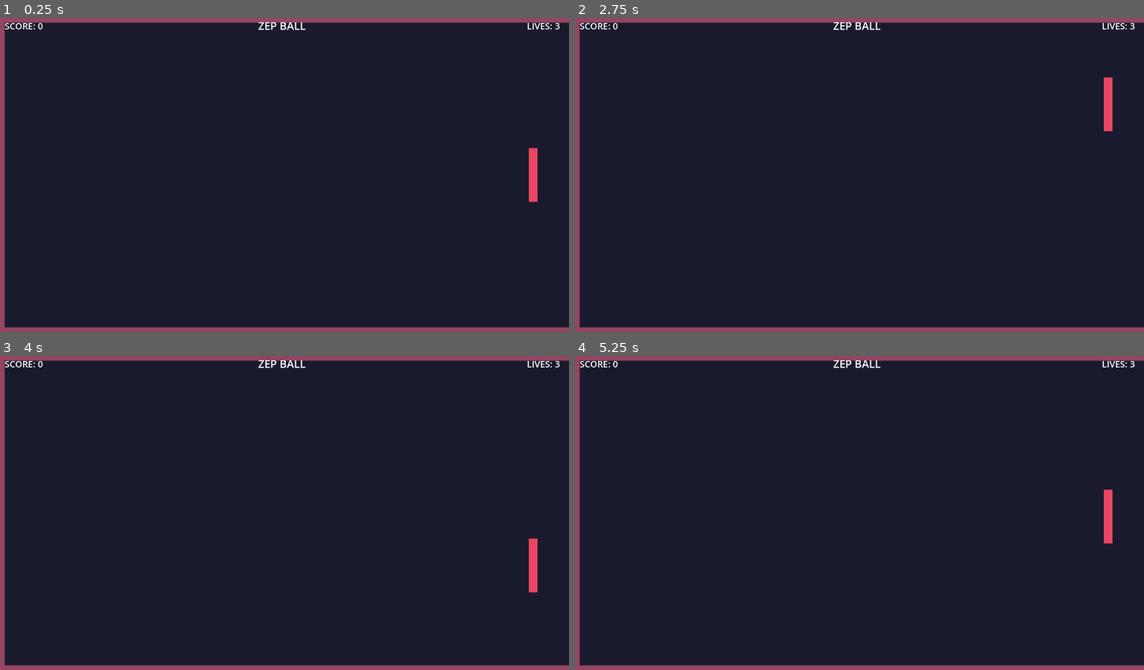
Above: before the commit, frames 1-4 (two rows, left to right).
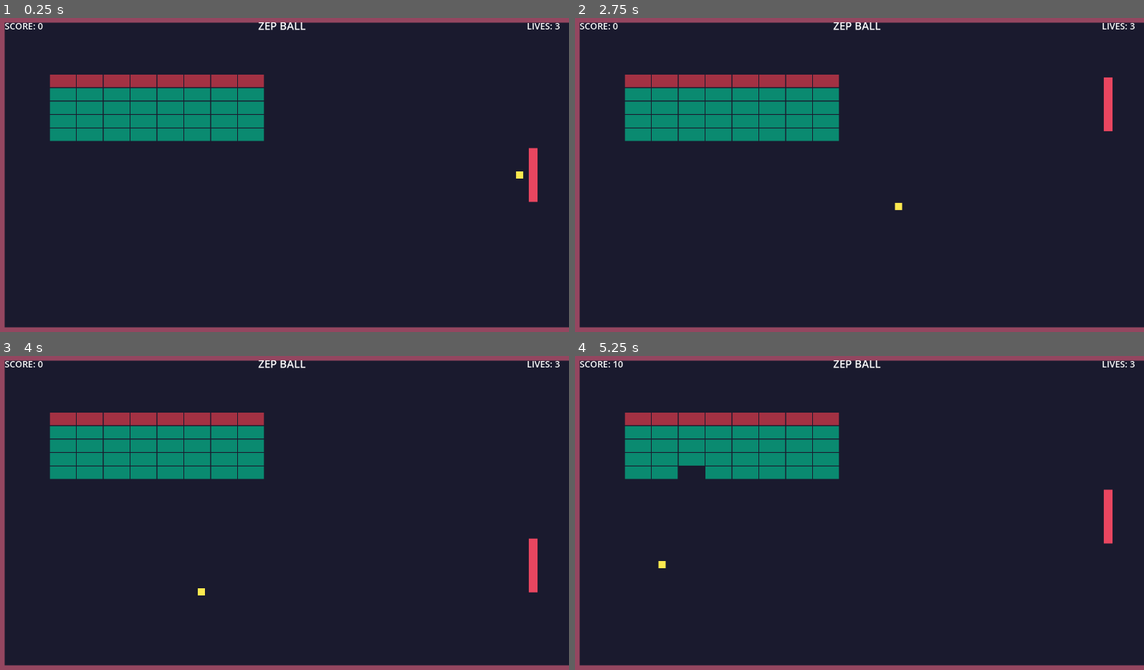
Above: after the commit, the same moments.

Repository: zepanv/zepball
Game: Godot game, scene res://scenes/main/main.tscn
Same seed, same stepped clock (60 frames per second), same inputs: the game is played once before the commit and once after it.
Inputs (mouse positions are in pixels of both pictures, inside the frame that each line leads up to):
- Up to frame 1 (0.25 s): no input
- Up to frame 2 (2.75 s): tap Enter at 0.5 s; move the mouse to (984, 159) at 0.52 s; hold Up (move_up) 0.53-1.28 s; tap Space (launch_ball) at 0.6, 1.35, 2.1 s; move the mouse to (740, 190) at 1.27 s; hold Down (move_down) 1.28-2.03 s; move the mouse to (916, 102) at 2.02 s; hold Up (move_up) from 2.03 s (still down)
- Up to frame 3 (4 s): tap Space (launch_ball) at 2.75, 2.85, 3.6 s; move the mouse to (256, 578) at 2.77 s; move the mouse to (455, 560) at 3.52 s; release Up (move_up) at 3.53 s; hold Down (move_down) from 3.53 s (still down)
- Up to frame 4 (5.25 s): keep holding Down (move_down); tap Enter at 4.25 s; move the mouse to (683, 465) at 4.27 s; tap Space (launch_ball) at 4.35, 5.1 s; move the mouse to (887, 513) at 5.02 s

The runs differ from the first frame. In frame 1, 7.6% of the frame differs, in the area x 8-92%, y 18-52%; in frame 2, 7.6%, in the area x 8-58%, y 18-62%; in frame 3, 7.6%; in frame 4, 7.4%.

Commit message:
feat: Implement complete gameplay loop
Ball System:
- Created ball.tscn with CharacterBody2D and collision
- Implemented ball.gd with physics, collision handling, and spin mechanics
- Ball attaches to paddle initially, launches on space/click
- Reflection physics with paddle spin influence
- Ball lost detection when passing right edge

Brick System:
- Created brick.tscn with StaticBody2D and particle effects
- Implemented brick.gd with hit detection and destruction
- Support for multiple brick types (Normal, Strong, Unbreakable)
- CPUParticles2D for satisfying break effects
- Brick signals for score integration

HUD System:
- Created hud.gd to update score and lives displays
- Connected to GameManager signals for real-time updates

Main Scene Integration:
- Created main.gd to orchestrate all systems
- Signal connections: ball → game manager, bricks → game manager
- Auto-generates 5x8 test level with varied brick types
- Level completion detection

Game is now playable:
- Move paddle with W/S or mouse
- Press Space to launch ball
- Break all bricks to complete level
- Lose life if ball passes right edge

Next: Open in Godot 4.6 and test with F5!

Diff:
--- /dev/null
+++ b/scenes/gameplay/ball.tscn
@@ -0,0 +1,19 @@
+[gd_scene load_steps=3 format=3 uid="uid://dg5yn2kx3ycl7"]
+
+[ext_resource type="Script" path="res://scripts/ball.gd" id="1_ball_script"]
+
+[sub_resource type="CircleShape2D" id="CircleShape2D_ball"]
+radius = 8.0
+
+[node name="Ball" type="CharacterBody2D"]
+script = ExtResource("1_ball_script")
+
+[node name="CollisionShape2D" type="CollisionShape2D" parent="."]
+shape = SubResource("CircleShape2D_ball")
+
+[node name="Visual" type="ColorRect" parent="."]
+offset_left = -8.0
+offset_top = -8.0
+offset_right = 8.0
+offset_bottom = 8.0
+color = Color(0.988235, 0.913725, 0.309804, 1)
--- /dev/null
+++ b/scenes/gameplay/brick.tscn
@@ -0,0 +1,45 @@
+[gd_scene load_steps=3 format=3 uid="uid://bkq3vwx8rmfbw"]
+
+[ext_resource type="Script" path="res://scripts/brick.gd" id="1_brick_script"]
+
+[sub_resource type="RectangleShape2D" id="RectangleShape2D_brick"]
+size = Vector2(58, 28)
+
+[node name="Brick" type="StaticBody2D" groups=["brick"]]
+script = ExtResource("1_brick_script")
+
+[node name="CollisionShape2D" type="CollisionShape2D" parent="."]
+shape = SubResource("RectangleShape2D_brick")
+
+[node name="Visual" type="ColorRect" parent="."]
+offset_left = -29.0
+offset_top = -14.0
+offset_right = 29.0
+offset_bottom = 14.0
+color = Color(0.0588235, 0.772549, 0.627451, 1)
+
+[node name="Border" type="ColorRect" parent="."]
+offset_left = -29.0
+offset_top = -14.0
+offset_right = 29.0
+offset_bottom = 14.0
+color = Color(0, 0, 0, 0.3)
+mouse_filter = 2
+
+[node name="Particles" type="CPUParticles2D" parent="."]
+emitting = false
+amount = 20
+lifetime = 0.5
+one_shot = true
+explosiveness = 1.0
+randomness = 0.5
+emission_shape = 1
+emission_sphere_radius = 15.0
+direction = Vector2(0, -1)
+spread = 180.0
+gravity = Vector2(0, 400)
+initial_velocity_min = 100.0
+initial_velocity_max = 200.0
+scale_amount_min = 2.0
+scale_amount_max = 4.0
+color = Color(0.0588235, 0.772549, 0.627451, 1)
--- a/scenes/gameplay/paddle.tscn
+++ b/scenes/gameplay/paddle.tscn
@@ -8,7 +8,7 @@
 [sub_resource type="RectangleShape2D" id="RectangleShape2D_visual"]
 size = Vector2(20, 120)
 
-[node name="Paddle" type="CharacterBody2D"]
+[node name="Paddle" type="CharacterBody2D" groups=["paddle"]]
 script = ExtResource("1_paddle_script")
 
 [node name="CollisionShape2D" type="CollisionShape2D" parent="."]
--- a/scenes/main/main.tscn
+++ b/scenes/main/main.tscn
@@ -1,7 +1,10 @@
-[gd_scene load_steps=6 format=3 uid="uid://b4yv3q5xwxqje"]
+[gd_scene load_steps=9 format=3 uid="uid://b4yv3q5xwxqje"]
 
+[ext_resource type="Script" path="res://scripts/main.gd" id="1_main"]
 [ext_resource type="Script" path="res://scripts/game_manager.gd" id="1_vx8fn"]
 [ext_resource type="PackedScene" uid="uid://c8n3qvp0xjb4h" path="res://scenes/gameplay/paddle.tscn" id="2_paddle"]
+[ext_resource type="PackedScene" uid="uid://dg5yn2kx3ycl7" path="res://scenes/gameplay/ball.tscn" id="3_ball"]
+[ext_resource type="Script" path="res://scripts/hud.gd" id="5_hud"]
 
 [sub_resource type="RectangleShape2D" id="RectangleShape2D_top_wall"]
 size = Vector2(1280, 20)
@@ -13,8 +16,9 @@
 size = Vector2(20, 720)
 
 [node name="Main" type="Node2D"]
+script = ExtResource("1_main")
 
-[node name="GameManager" type="Node" parent="."]
+[node name="GameManager" type="Node" parent="." groups=["game_manager"]]
 script = ExtResource("1_vx8fn")
 
 [node name="Background" type="ColorRect" parent="."]
@@ -68,6 +72,9 @@
 [node name="Paddle" parent="PlayArea" instance=ExtResource("2_paddle")]
 position = Vector2(1200, 360)
 
+[node name="Ball" parent="PlayArea" instance=ExtResource("3_ball")]
+position = Vector2(1170, 360)
+
 [node name="BrickContainer" type="Node2D" parent="PlayArea"]
 
 [node name="UI" type="CanvasLayer" parent="."]
@@ -80,6 +87,7 @@
 grow_horizontal = 2
 grow_vertical = 2
 mouse_filter = 2
+script = ExtResource("5_hud")
 
 [node name="TopBar" type="HBoxContainer" parent="UI/HUD"]
 layout_mode = 1
--- /dev/null
+++ b/scripts/ball.gd
@@ -0,0 +1,109 @@
+extends CharacterBody2D
+
+## Ball - Physics-based ball with collision detection and spin mechanics
+## Bounces off walls, paddle, and bricks
+## Paddle movement affects ball trajectory (spin)
+
+# Ball physics constants
+const BALL_SPEED = 400.0        # Constant speed (pixels/second)
+const SPIN_FACTOR = 0.3         # How much paddle velocity affects ball
+const MAX_VERTICAL_ANGLE = 0.8  # Prevent pure vertical/horizontal motion
+const INITIAL_ANGLE = -45.0     # Launch angle (degrees, toward left)
+
+# State
+var is_attached_to_paddle = true
+var paddle_reference = null
+
+# Signals
+signal ball_lost
+signal brick_hit(brick)
+
+func _ready():
+	print("Ball initialized")
+	# Find paddle in parent scene
+	paddle_reference = get_tree().get_first_node_in_group("paddle")
+	if paddle_reference:
+		print("Ball found paddle reference")
+	else:
+		print("Warning: Ball couldn't find paddle!")
+
+func _physics_process(delta):
+	if is_attached_to_paddle:
+		# Ball follows paddle until launched
+		if paddle_reference:
+			position = paddle_reference.position + Vector2(-30, 0)  # Offset to left of paddle
+
+		# Launch on input
+		if Input.is_action_just_pressed("launch_ball"):
+			launch_ball()
+	else:
+		# Ball is in motion
+		var collision = move_and_collide(velocity * delta)
+
+		if collision:
+			handle_collision(collision)
+
+		# Check if ball passed right edge (lost)
+		if position.x > 1300:  # Past right boundary
+			ball_lost.emit()
+			reset_ball()
+
+		# Maintain constant speed (arcade feel)
+		velocity = velocity.normalized() * BALL_SPEED
+
+func launch_ball():
+	"""Launch ball from paddle at initial angle"""
+	is_attached_to_paddle = false
+
+	# Calculate launch velocity
+	var angle_rad = deg_to_rad(INITIAL_ANGLE)
+	velocity = Vector2(cos(angle_rad), sin(angle_rad)) * BALL_SPEED
+
+	print("Ball launched! Velocity: ", velocity)
+
+	# Notify game manager
+	var game_manager = get_tree().get_first_node_in_group("game_manager")
+	if game_manager:
+		game_manager.start_playing()
+
+func handle_collision(collision: KinematicCollision2D):
+	"""Handle ball collision with walls, paddle, or bricks"""
+	var collider = collision.get_collider()
+	var normal = collision.get_normal()
+
+	# Check what we hit
+	if collider.is_in_group("paddle"):
+		# Paddle collision: reflect + add spin
+		velocity = velocity.bounce(normal)
+
+		# Add paddle spin influence
+		if paddle_reference and paddle_reference.has_method("get_velocity_for_spin"):
+			var paddle_velocity = paddle_reference.get_velocity_for_spin()
+			velocity.y += paddle_velocity * SPIN_FACTOR
+
+		# Prevent pure vertical motion
+		if abs(velocity.x) < BALL_SPEED * (1.0 - MAX_VERTICAL_ANGLE):
+			velocity.x = sign(velocity.x) * BALL_SPEED * (1.0 - MAX_VERTICAL_ANGLE)
+
+		print("Ball hit paddle, velocity: ", velocity)
+
+	elif collider.is_in_group("brick"):
+		# Brick collision: reflect + notify brick
+		velocity = velocity.bounce(normal)
+		brick_hit.emit(collider)
+
+		# Tell brick it was hit
+		if collider.has_method("hit"):
+			collider.hit()
+
+		print("Ball hit brick")
+
+	else:
+		# Wall collision: simple reflection
+		velocity = velocity.bounce(normal)
+
+func reset_ball():
+	"""Reset ball to paddle after losing a life"""
+	is_attached_to_paddle = true
+	velocity = Vector2.ZERO
+	print("Ball reset to paddle")
--- /dev/null
+++ b/scripts/brick.gd
@@ -0,0 +1,77 @@
+extends StaticBody2D
+
+## Brick - Breakable tile that awards points when destroyed
+## Can have different types (normal, strong, unbreakable)
+
+# Brick types
+enum BrickType {
+	NORMAL,     # Breaks in 1 hit, 10 points
+	STRONG,     # Breaks in 2 hits, 20 points
+	UNBREAKABLE # Never breaks
+}
+
+# Configuration
+@export var brick_type: BrickType = BrickType.NORMAL
+@export var brick_color: Color = Color(0.059, 0.773, 0.627)  # Teal
+
+# State
+var hits_remaining: int = 1
+var score_value: int = 10
+
+# Signals
+signal brick_broken(score_value: int)
+
+func _ready():
+	# Set up brick based on type
+	match brick_type:
+		BrickType.NORMAL:
+			hits_remaining = 1
+			score_value = 10
+		BrickType.STRONG:
+			hits_remaining = 2
+			score_value = 20
+			brick_color = Color(0.914, 0.275, 0.376)  # Pink/red
+		BrickType.UNBREAKABLE:
+			hits_remaining = 999
+			score_value = 0
+			brick_color = Color(0.5, 0.5, 0.5)  # Gray
+
+	# Apply color to visual
+	if has_node("Visual"):
+		$Visual.color = brick_color
+
+	# Apply color to particles
+	if has_node("Particles"):
+		$Particles.color = brick_color
+
+	print("Brick ready: type=", BrickType.keys()[brick_type], " hits=", hits_remaining)
+
+func hit():
+	"""Called when ball collides with brick"""
+	hits_remaining -= 1
+	print("Brick hit! Hits remaining: ", hits_remaining)
+
+	if hits_remaining <= 0:
+		break_brick()
+	else:
+		# Visual feedback for damaged brick (change color slightly)
+		if has_node("Visual"):
+			$Visual.color = brick_color.darkened(0.3)
+
+func break_brick():
+	"""Break the brick and emit particles"""
+	print("Brick broken! Score: +", score_value)
+
+	# Emit signal to game manager
+	brick_broken.emit(score_value)
+
+	# Play particle effect
+	if has_node("Particles"):
+		var particles = $Particles
+		particles.emitting = true
+
+		# Wait for particles to finish, then remove brick
+		await get_tree().create_timer(0.5).timeout
+
+	# Remove brick from scene
+	queue_free()
--- /dev/null
+++ b/scripts/hud.gd
@@ -0,0 +1,20 @@
+extends Control
+
+## HUD - Heads-Up Display for score, lives, and game info
+## Updates in response to GameManager signals
+
+@onready var score_label = $TopBar/ScoreLabel
+@onready var lives_label = $TopBar/LivesLabel
+@onready var logo_label = $TopBar/LogoLabel
+
+func _ready():
+	print("HUD ready")
+	# Initial values will be connected via main.gd signals
+
+func _on_score_changed(new_score: int):
+	"""Update score display"""
+	score_label.text = "SCORE: " + str(new_score)
+
+func _on_lives_changed(new_lives: int):
+	"""Update lives display"""
+	lives_label.text = "LIVES: " + str(new_lives)
--- /dev/null
+++ b/scripts/main.gd
@@ -0,0 +1,86 @@
+extends Node2D
+
+## Main scene controller - Connects signals between systems
+
+@onready var game_manager = $GameManager
+@onready var ball = $PlayArea/Ball
+@onready var hud = $UI/HUD
+@onready var brick_container = $PlayArea/BrickContainer
+
+# Brick scene to instantiate
+const BRICK_SCENE = preload("res://scenes/gameplay/brick.tscn")
+
+func _ready():
+	print("Main scene ready - connecting signals")
+
+	# Connect ball signals to game manager
+	if ball:
+		ball.ball_lost.connect(_on_ball_lost)
+		print("Connected ball_lost signal")
+
+	# Connect game manager signals to HUD
+	if game_manager and hud:
+		game_manager.score_changed.connect(hud._on_score_changed)
+		game_manager.lives_changed.connect(hud._on_lives_changed)
+		print("Connected GameManager signals to HUD")
+
+	# Create initial test level
+	create_test_level()
+
+	# Connect existing bricks
+	connect_brick_signals()
+
+func create_test_level():
+	"""Create a simple 5x5 grid of bricks for testing"""
+	var brick_width = 60
+	var brick_height = 30
+	var start_x = 150
+	var start_y = 150
+	var rows = 5
+	var cols = 8
+
+	for row in range(rows):
+		for col in range(cols):
+			var brick = BRICK_SCENE.instantiate()
+			brick.position = Vector2(
+				start_x + col * brick_width,
+				start_y + row * brick_height
+			)
+
+			# Vary brick types by row
+			if row == 0:
+				brick.brick_type = brick.BrickType.STRONG
+			else:
+				brick.brick_type = brick.BrickType.NORMAL
+
+			brick_container.add_child(brick)
+
+	print("Created test level with ", rows * cols, " bricks")
+
+func connect_brick_signals():
+	"""Connect all brick signals to game manager"""
+	for brick in brick_container.get_children():
+		if brick.has_signal("brick_broken"):
+			brick.brick_broken.connect(_on_brick_broken)
+
+func _on_brick_broken(score_value: int):
+	"""Handle brick destruction"""
+	print("Main: Brick broken, adding score: ", score_value)
+	game_manager.add_score(score_value)
+
+	# Check if all bricks are gone
+	await get_tree().create_timer(0.1).timeout  # Wait for brick to be removed
+	check_level_complete()
+
+func check_level_complete():
+	"""Check if all bricks have been destroyed"""
+	var remaining_bricks = brick_container.get_child_count()
+	print("Bricks remaining: ", remaining_bricks)
+
+	if remaining_bricks == 0:
+		print("Level complete!")
+		game_manager.complete_level()
+
+func _on_ball_lost():
+	print("Main: Ball was lost!")
+	game_manager.lose_life()
